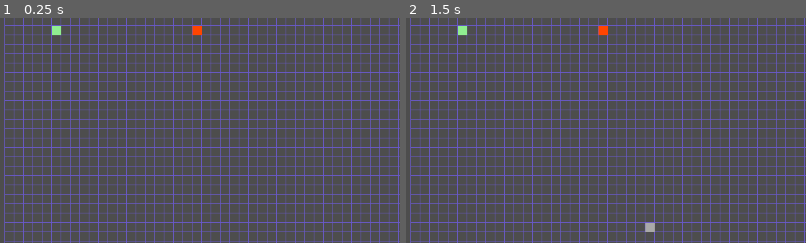
Above: before the commit, frames 1-2 (left to right).
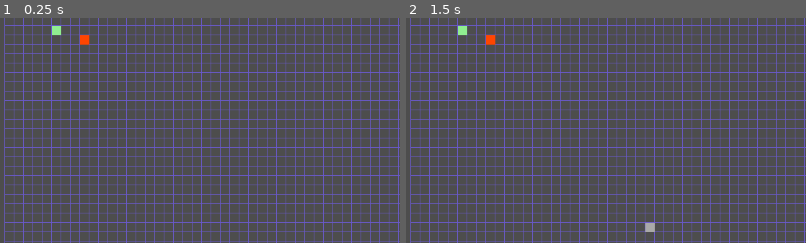
Above: after the commit, the same moments.

Repository: 12xsunx12/a--visualizer
Game: Godot game, scene res://Scenes/main.tscn
Same seed, same stepped clock (60 frames per second), same inputs: the game is played once before the commit and once after it.
Inputs (mouse positions are % of the whole screen's width and height, from its top left):
- Up to frame 1 (0.25 s): no input
- Up to frame 2 (1.5 s): tap Enter (ui_accept) at 0.5, 0.77, 1.25 s; move the mouse to (72, 45) at 0.52 s; tap E (press_e) at 0.6, 1.35 s; click (72, 45) at 0.67 s; move the mouse to (30, 55) at 1.27 s; click (30, 55) at 1.42 s
The pictures show only the part of the screen within x 0-50%, y 9-59%; the shares and areas given below are measured in that part.

The runs differ from the first frame. In frame 1, 0.2% of the frame differs, in the area x 20-51%, y 3-12%; in frame 2, 0.2%.

Commit message:
print_path() ~ prints the path astar computes

Diff:
--- a/Scenes/astar3.gd
+++ b/Scenes/astar3.gd
@@ -18,6 +18,7 @@
 # // - - - - - - - - - - - - - - - - - - - - - - - - -
 func _ready():
 	astar()
+	print_path()
 
 # // - - - - - - - - - - - - - - - - - - - - - - - - -
 func _get_adj_nodes_simple(node: Nod) -> void:
@@ -63,10 +64,17 @@
 			pri_que.clear() # clean the array of left over nodes
 			return
 		elif counter >= max_evaluations:
+			pri_que.clear()
 			print("\n\n~ - ~ Error ~ - ~\n" + "max evals exceeded, could not find end after " + str(max_evaluations) + " searches")
 			break
 		else:
 			curr_node.calculate() # calculate g, h, & f
 			_get_adj_nodes_simple(curr_node) # explore adjacent nodes
 			_place_lowest_f_at_front() # find lowest f node, and place at front of que
+			path.append(pri_que.front()) # append the chosen node
 			counter += 1
+
+# // - - - - - - - - - - - - - - - - - - - - - - - - -
+func print_path():
+	for node in path:
+		print(str(node.pos))
--- a/Scenes/global.gd
+++ b/Scenes/global.gd
@@ -1,7 +1,7 @@
 extends Node2D
 
 var start_pos 	= Vector2i(5,5)
-var end_pos 	= Vector2i(20,5)
+var end_pos 	= Vector2i(8,6)
 var cell_size 	= Vector2i(15,15) # the size of the actual boxes in the grid
 var grid = AStarGrid2D.new() # the grid object itself
 
